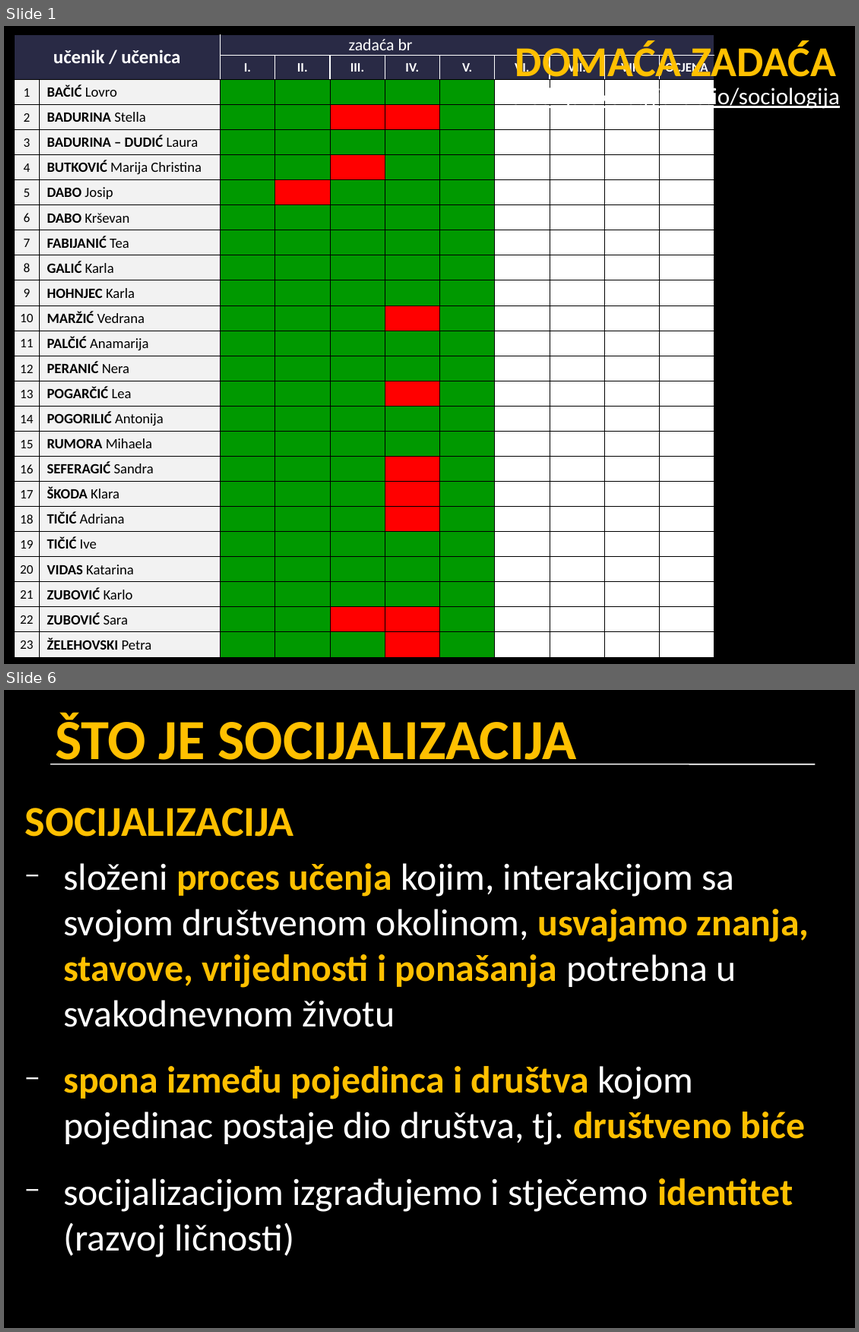
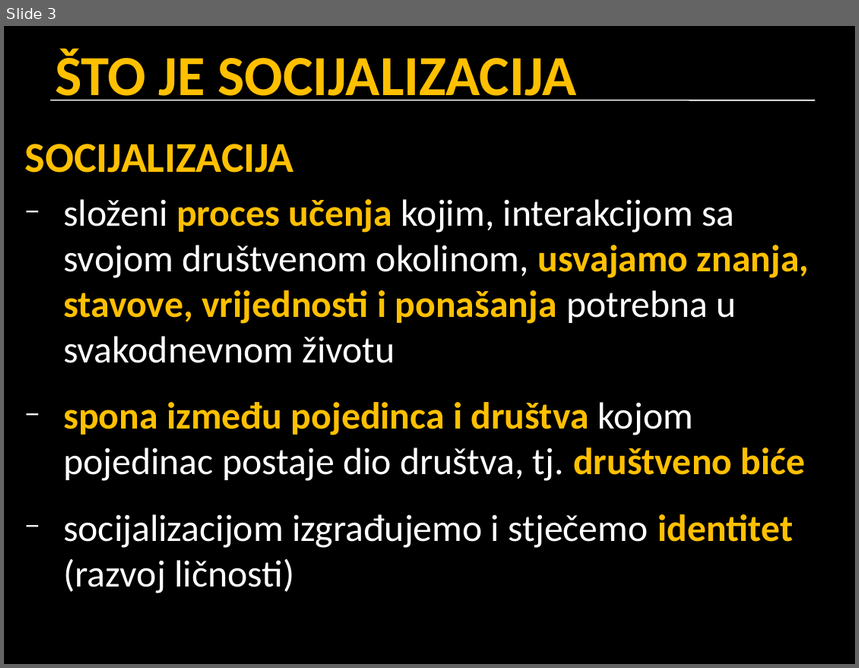
Before and after one commit to srednja-skola/sociologija, a slide deck: data/pptx/005_socijalizacija_i_identitet.pptx. Shown one above the other, each under a label of ours: slides 1 and 6 before the commit, slide 3 after it; the slides between them are not shown. The pictures are 859x1332 and 859x668 pixels, drawn with LibreOffice and Linux fonts; fonts in the diff are those of the drawing. Boxes give left, top, right and bottom in pixels: in the first picture for what was removed or moved away, otherwise in the second. Text is boxed around its words. In the diff, an @@ line names an element or a change of style, - is before the commit and + after.

```diff
--- a/data/pptx/005_socijalizacija_i_identitet.pptx
+++ b/data/pptx/005_socijalizacija_i_identitet.pptx
@@ slide 1 removed at box(4, 26, 855, 664), background #000000 @@
@@ table removed at box(14, 34, 718, 653), 25 rows, 11 columns @@
-učenik / učenica |  | zadaća br |  |  |  |  |  |  |  | 
- |  | I. | II. | III. | IV. | V. | VI. | VII. | VIII. | OCJENA
-1 | BAČIĆ Lovro |  |  |  |  |  |  |  |  | 
-2 | BADURINA Stella |  |  |  |  |  |  |  |  | 
-3 | BADURINA – DUDIĆ Laura |  |  |  |  |  |  |  |  | 
-4 | BUTKOVIĆ Marija Christina |  |  |  |  |  |  |  |  | 
-5 | DABO Josip |  |  |  |  |  |  |  |  | 
-6 | DABO Krševan |  |  |  |  |  |  |  |  | 
-7 | FABIJANIĆ Tea |  |  |  |  |  |  |  |  | 
-8 | GALIĆ Karla |  |  |  |  |  |  |  |  | 
-9 | HOHNJEC Karla |  |  |  |  |  |  |  |  | 
-10 | MARŽIĆ Vedrana |  |  |  |  |  |  |  |  | 
-11 | PALČIĆ Anamarija |  |  |  |  |  |  |  |  | 
-12 | PERANIĆ Nera |  |  |  |  |  |  |  |  | 
-13 | POGARČIĆ Lea |  |  |  |  |  |  |  |  | 
-14 | POGORILIĆ Antonija |  |  |  |  |  |  |  |  | 
-15 | RUMORA Mihaela |  |  |  |  |  |  |  |  | 
-16 | SEFERAGIĆ Sandra |  |  |  |  |  |  |  |  | 
-17 | ŠKODA Klara |  |  |  |  |  |  |  |  | 
-18 | TIČIĆ Adriana |  |  |  |  |  |  |  |  | 
-19 | TIČIĆ Ive |  |  |  |  |  |  |  |  | 
-20 | VIDAS Katarina |  |  |  |  |  |  |  |  | 
-21 | ZUBOVIĆ Karlo |  |  |  |  |  |  |  |  | 
-22 | ZUBOVIĆ Sara |  |  |  |  |  |  |  |  | 
-23 | ŽELEHOVSKI Petra |  |  |  |  |  |  |  |  | 
@@ text removed at box(512, 41, 840, 110) @@
-DOMAĆA ZADAĆA
-srednja-skola.github.io/sociologija
@@ what was slide 6 is now slide 3 @@
```
Also in this commit, not shown: 18 slides changed, 5 slides added, 2 other slides removed.
